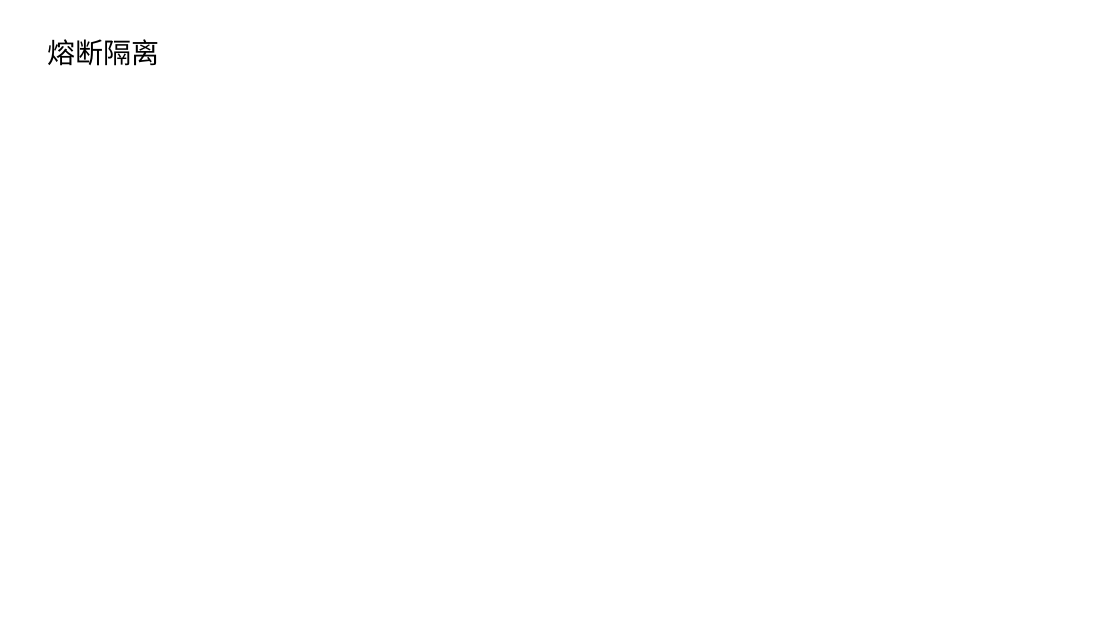
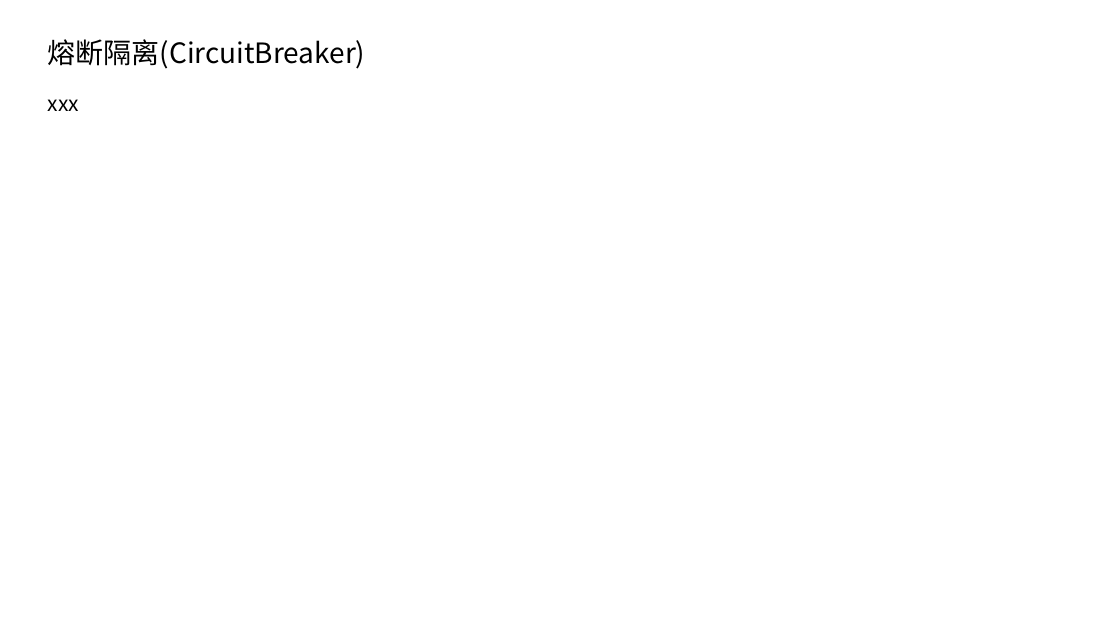
Before and after one commit to Joypigg/neural, a slide deck: slide 5 of docs/Neural.pptx (slide 6 before the commit). Drawn at 1120x630 pixels with LibreOffice and Linux fonts; fonts in the diff are those of the drawing. Boxes give left, top, right and bottom in pixels: in the first picture for what was removed or moved away, otherwise in the second. Text is boxed around its words. In the diff, an @@ line names an element or a change of style, - is before the commit and + after.

```diff
--- a/docs/Neural.pptx
+++ b/docs/Neural.pptx
@@ title at box(48, 39, 366, 69): text changed @@
-熔断隔离
+熔断隔离(CircuitBreaker)
@@ text added at box(48, 99, 79, 111), 18 pt, text #000000 @@
+xxx
```
Also in this commit, not shown: 1 other slide changed, 5 slides added, 11 slides removed, 2 other files.
